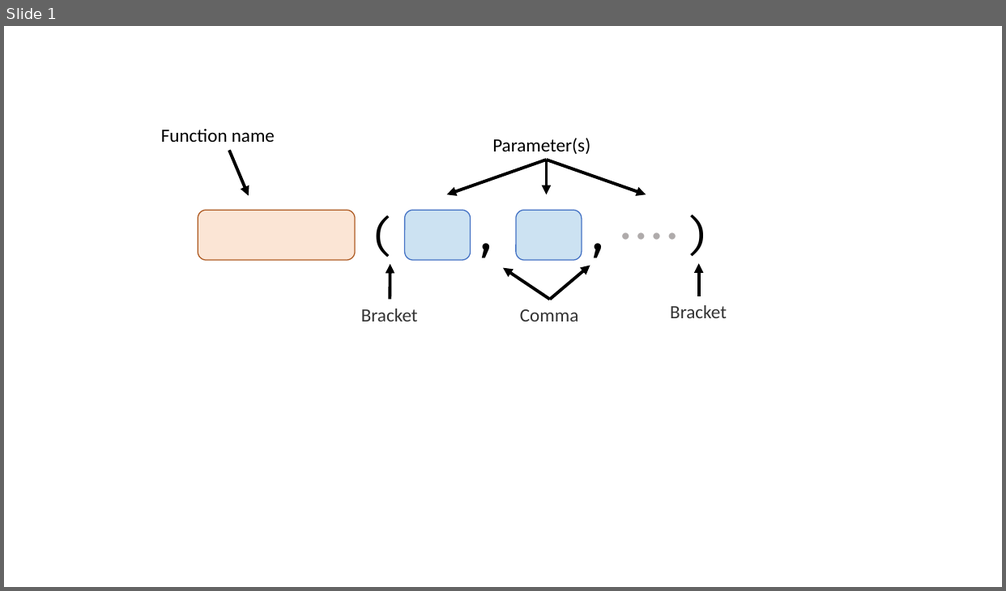
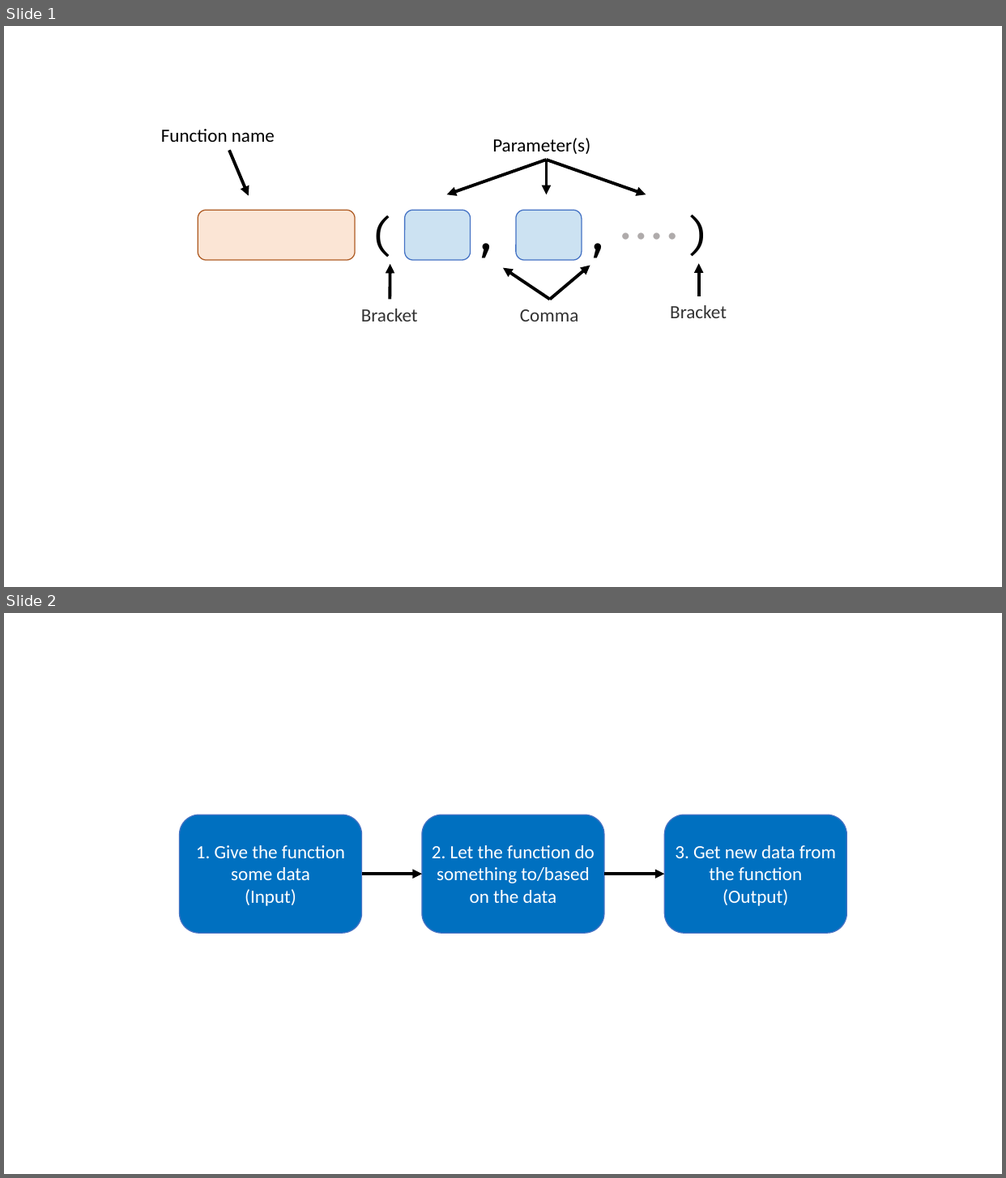
Before and after one commit to PegasisForever/python_handouts, a slide deck: Basic Function.assets/assets.pptx. Shown one above the other, each under a label of ours: slide 1 before the commit, slides 1 and 2 after it. The pictures are 1006x591 and 1006x1178 pixels, drawn with LibreOffice and Linux fonts; fonts in the diff are those of the drawing. Boxes give left, top, right and bottom in pixels: in the first picture for what was removed or moved away, otherwise in the second. Text is boxed around its words. In the diff, an @@ line names an element or a change of style, - is before the commit and + after.

Commit message:
Add more handouts, Add more details to variables and nasic functions handout. Finish advanced functions handout

```diff
--- a/Basic Function.assets/assets.pptx
+++ b/Basic Function.assets/assets.pptx
@@ slide 2 added at (4,613,1002,1174), background #FFFFFF @@
@@ rounded rectangle added at (179,815,362,934), fill #0070C0, outline #4472C4 1 pt @@
@@ rounded rectangle added at (422,815,604,934), fill #0070C0, outline #4472C4 1 pt @@
@@ rounded rectangle added at (664,815,847,934), fill #0070C0, outline #4472C4 1 pt @@
@@ text added at (196,845,345,906), 18 pt, text #FFFFFF @@
+1. Give the function some data
+(Input)
@@ text added at (432,845,594,903), 18 pt, text #FFFFFF @@
+2. Let the function do something to/based on the data
@@ text added at (675,845,836,906), 18 pt, text #FFFFFF @@
+3. Get new data from the function
+(Output)
@@ arrow added from (362, 875) to (422, 875), #000000 3 pt @@
@@ arrow added from (604, 875) to (664, 875), #000000 3 pt @@
```
Also in this commit, not shown: 12 other files.
